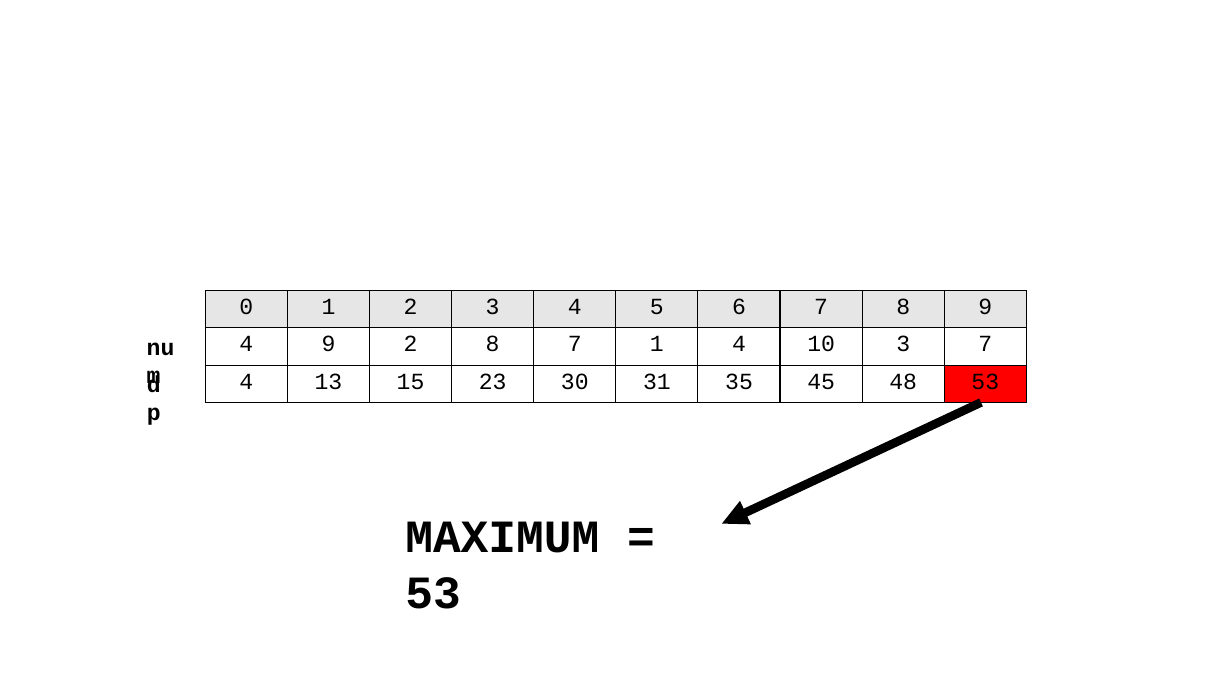
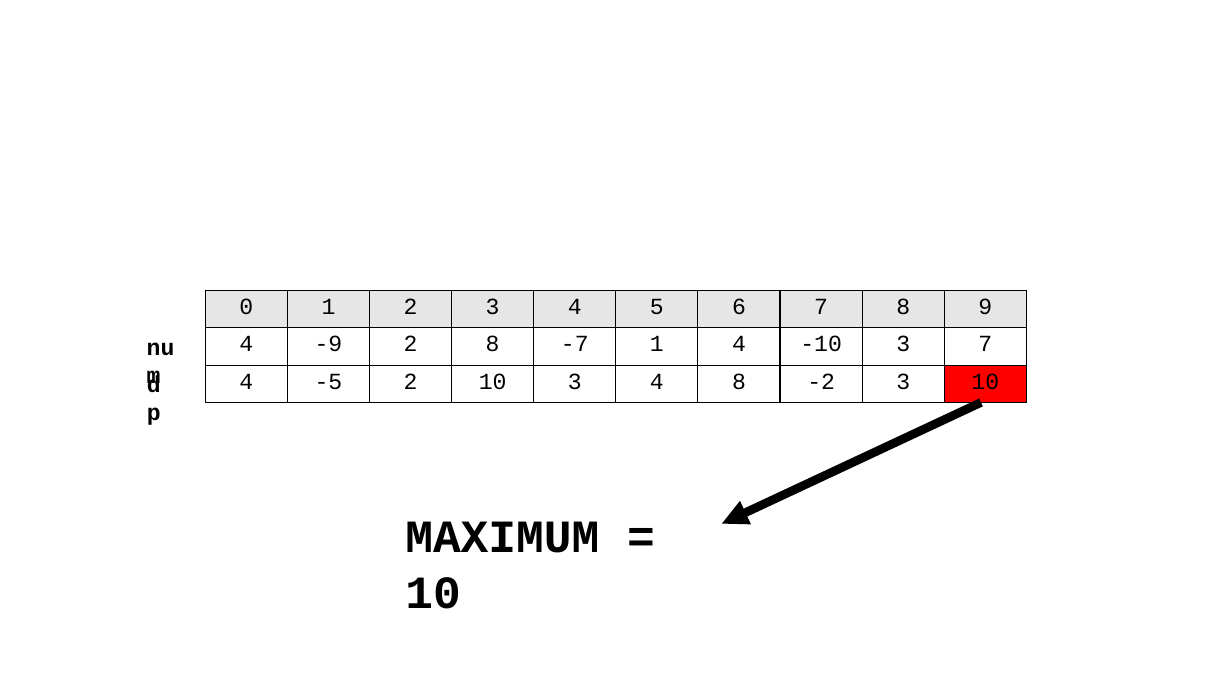
Before and after one commit to kevin0920911/algorGIF, a slide deck: slide 11 of week14/Q3.pptx. Drawn at 1232x693 pixels with LibreOffice and Linux fonts; fonts in the diff are those of the drawing. Boxes give left, top, right and bottom in pixels: in the first picture for what was removed or moved away, otherwise in the second. Text is boxed around its words. In the diff, an @@ line names an element or a change of style, - is before the commit and + after.

```diff
--- a/week14/Q3.pptx
+++ b/week14/Q3.pptx
@@ table at <box>205,290,1028,403</box> @@
-row 2: 4 | 9 | 2 | 8 | 7 | 1 | 4 | 10 | 3 | 7
+row 2: 4 | -9 | 2 | 8 | -7 | 1 | 4 | -10 | 3 | 7
-row 3: 4 | 13 | 15 | 23 | 30 | 31 | 35 | 45 | 48 | 53
+row 3: 4 | -5 | 2 | 10 | 3 | 4 | 8 | -2 | 3 | 10
@@ text at <box>405,521,599,609</box>: text changed @@
-MAXIMUM = 53
+MAXIMUM = 10
```
Also in this commit, not shown: 10 other slides changed, 4 other files.
